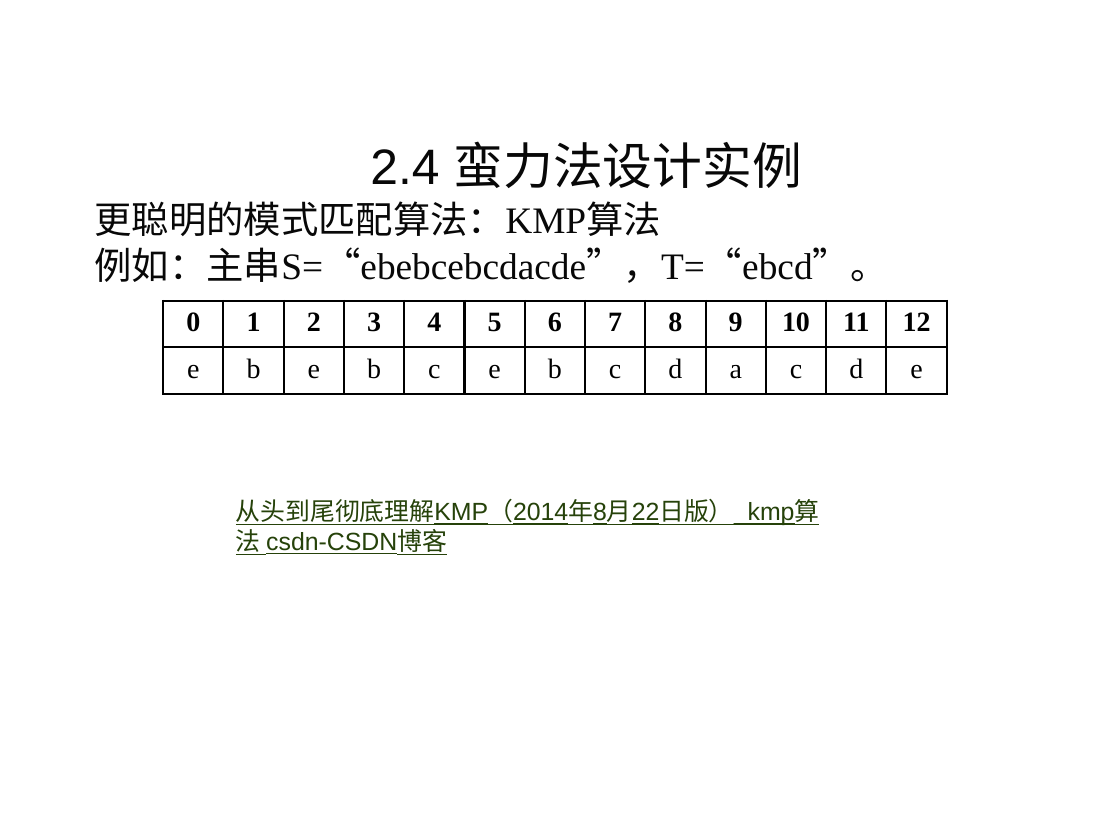
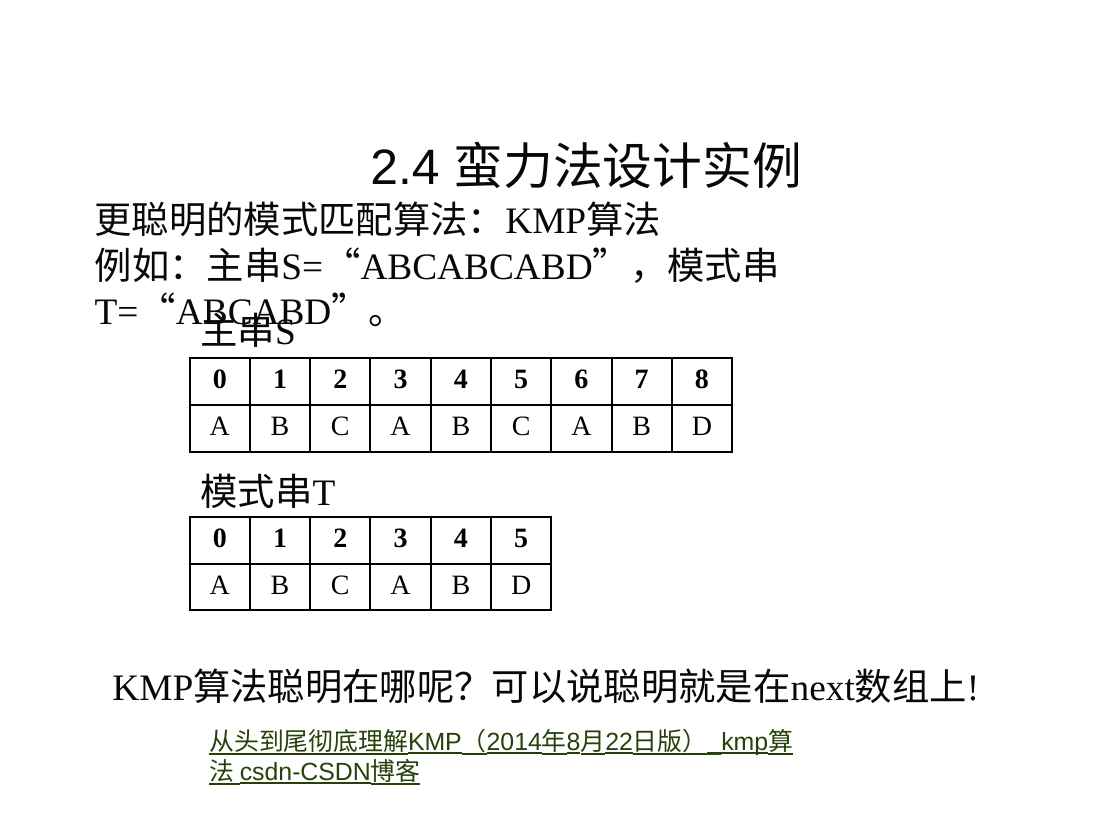
Before and after one commit to liutongling/DP, a slide deck: slide 39 of file/第2章 蛮力法.pptx. Drawn at 1120x840 pixels with LibreOffice and Linux fonts; fonts in the diff are those of the drawing; background and template pictures are left out. Boxes give left, top, right and bottom in pixels: in the first picture for what was removed or moved away, otherwise in the second. Text is boxed around its words. In the diff, an @@ line names an element or a change of style, - is before the commit and + after.

```diff
--- a/file/第2章 蛮力法.pptx
+++ b/file/第2章 蛮力法.pptx
@@ text at <box>95,247,780,331</box>: text changed @@
-例如：主串S=“ebebcebcdacde”，T=“ebcd”。
+例如：主串S=“ABCABCABD”，模式串T=“ABCABD”。
@@ text added at <box>201,306,296,347</box>, 24 pt, text #080808 @@
+主串S
@@ table at <box>189,358,734,451</box> @@
-column 1: 0 | e
-column 2: 1 | b
-column 3: 2 | e
-column 4: 3 | b
-column 5: 4 | c
-column 6: 5 | e
-column 7: 6 | b
-column 8: 7 | c
-column 9: 8 | d
-column 10: 9 | a
-column 11: 10 | c
-column 12: 11 | d
-column 13: 12 | e
+column 1: 0 | A
+column 2: 1 | B
+column 3: 2 | C
+column 4: 3 | A
+column 5: 4 | B
+column 6: 5 | C
+column 7: 6 | A
+column 8: 7 | B
+column 9: 8 | D
@@ table: place and size @@
-table at <box>164,301,950,394</box>
+table at <box>189,358,734,451</box>
@@ text added at <box>201,473,336,508</box>, 24 pt, text #080808 @@
+模式串T
@@ table added at <box>189,517,552,610</box>, 2 rows, 6 columns @@
+0 | 1 | 2 | 3 | 4 | 5
+A | B | C | A | B | D
@@ text added at <box>112,672,979,703</box>, 24 pt, text #080808 @@
+KMP算法聪明在哪呢？可以说聪明就是在next数组上!
@@ text "从头到尾彻底理解KMP（2014年8月22日版）_kmp算法 csdn-CSDN博客": place and size @@
-text "从头到尾彻底理解KMP（2014年8月22日版）_kmp算法 csdn-CSDN博客" at <box>236,499,820,555</box>
+text "从头到尾彻底理解KMP（2014年8月22日版）_kmp算法 csdn-CSDN博客" at <box>209,729,793,785</box>
```
Also in this commit, not shown: 1 slide added.
